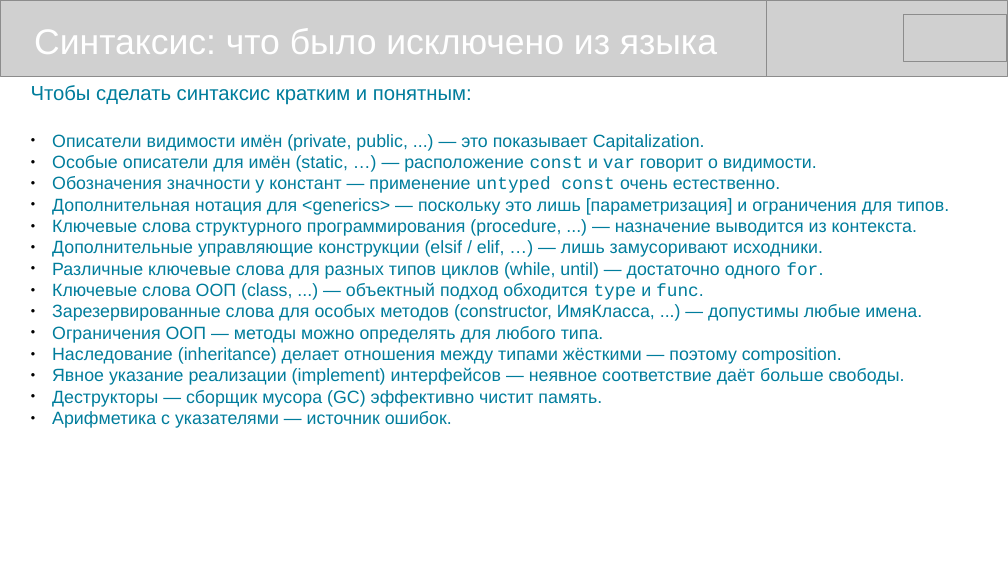
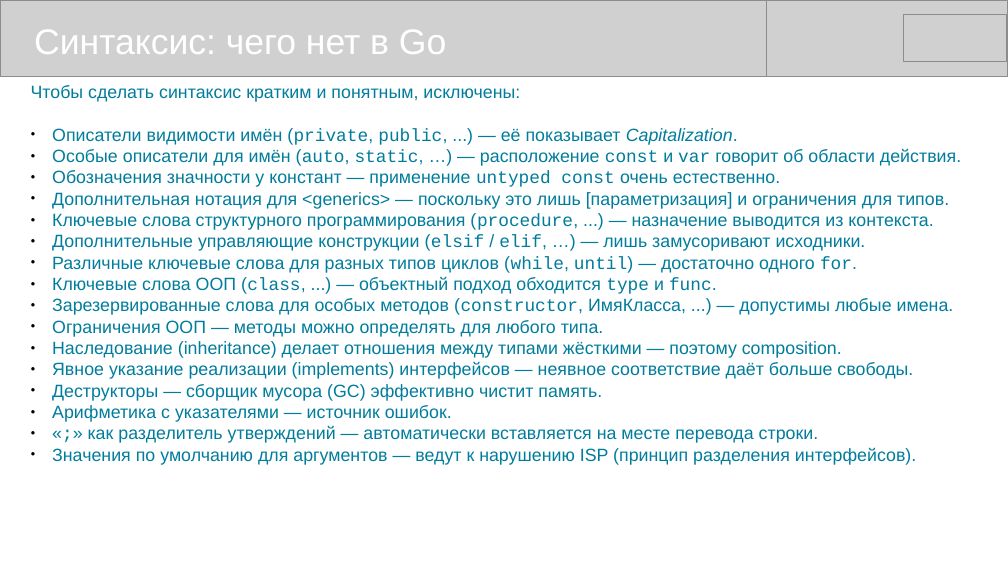
Before and after one commit to mike-shock/Go_language, a slide deck: slide 12 of Go_Preview.odp. Drawn at 1008x567 pixels with LibreOffice and Linux fonts; fonts in the diff are those of the drawing; grey boxes stand for pictures. Boxes give left, top, right and bottom in pixels: in the first picture for what was removed or moved away, otherwise in the second. Text is boxed around its words. In the diff, an @@ line names an element or a change of style, - is before the commit and + after.

```diff
--- a/Go_Preview.odp
+++ b/Go_Preview.odp
@@ text at (x1=34, y1=30, x2=446, y2=54): text changed @@
-Синтаксис: что было исключено из языка
+Синтаксис: чего нет в Go
@@ text at (x1=31, y1=85, x2=961, y2=166): text changed @@
-Чтобы сделать синтаксис кратким и понятным:
-● Описатели видимости имён (private, public, ...) — это показывает Capitalization.
-● Особые описатели для имён (static, …) — расположение const и var говорит о видимости.
+Чтобы сделать синтаксис кратким и понятным, исключены:
+● Описатели видимости имён (private, public, ...) — её показывает Capitalization.
+● Особые описатели для имён (auto, static, …) — расположение const и var говорит об области действия.
@@ text at (x1=52, y1=213, x2=954, y2=315): font Arial to Courier New in "(procedure,", "(elsif elif,", "(while, until)", "(class," and 1 more places @@
@@ text at (x1=52, y1=362, x2=913, y2=379): text changed @@
-● Явное указание реализации (implement) интерфейсов — неявное соответствие даёт больше свободы.
+● Явное указание реализации (implements) интерфейсов — неявное соответствие даёт больше свободы.
@@ text at (x1=52, y1=426, x2=916, y2=465): paragraphs added @@
+● «;» как разделитель утверждений — автоматически вставляется на месте перевода строки.
+● Значения по умолчанию для аргументов — ведут к нарушению ISP (принцип разделения интерфейсов).
```
Also in this commit, not shown: 1 slide added, 1 other file.
